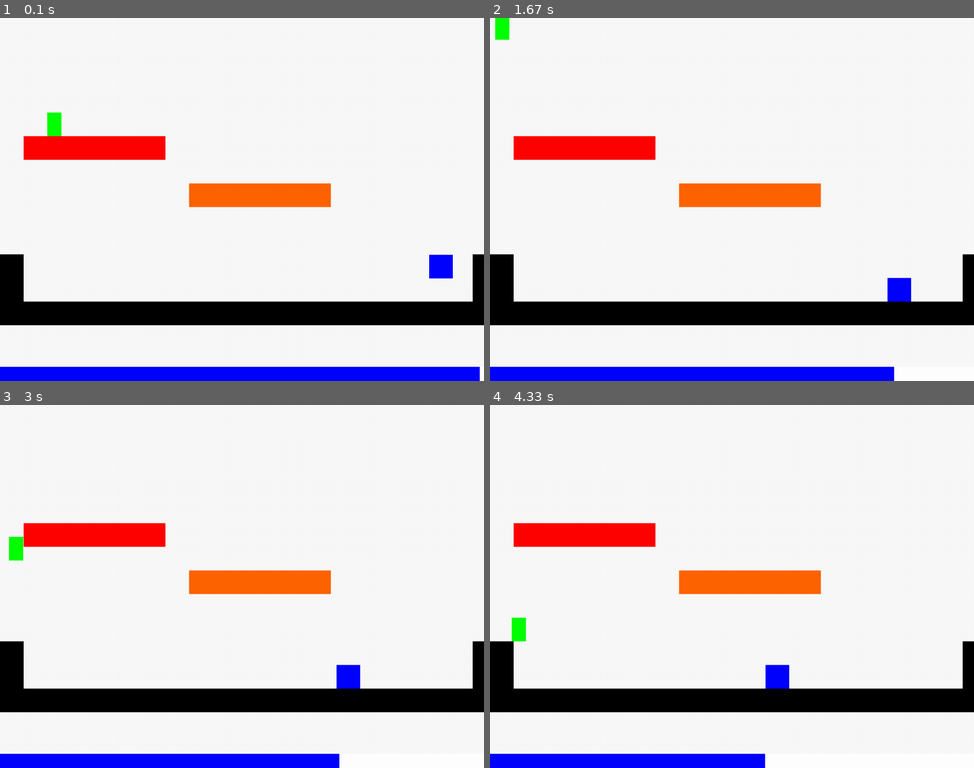
Above: before the commit, frames 1-4 (two rows, left to right).
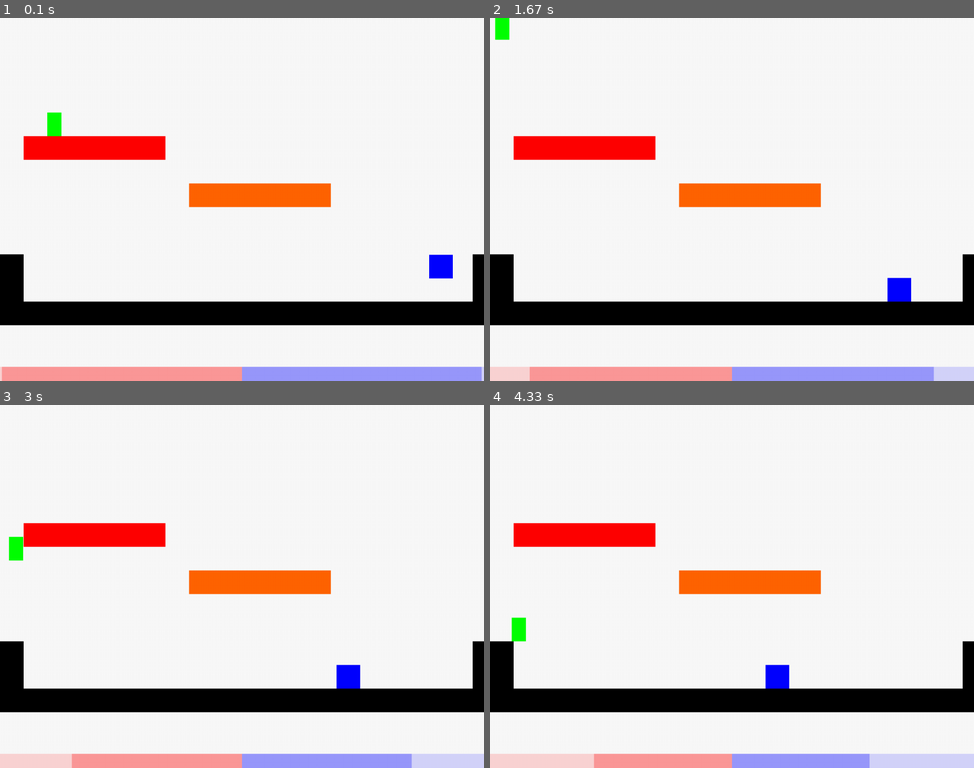
Above: after the commit, the same moments.

Repository: icanwalkonwater/sb-gamejam-pygame
Game: pygame game, started from src/main.py
Same seed, same stepped clock (60 frames per second), same inputs: the game is played once before the commit and once after it.
Inputs:
- Up to frame 1 (0.1 s): no input
- Up to frame 2 (1.67 s): tap & at 0.33 s; tap Space at 0.67 s; tap D at 1 s
- Up to frame 3 (3 s): tap D at 2.33, 2.73 s
- Up to frame 4 (4.33 s): tap D at 3.03, 3.23, 3.53, 3.8, 4.13 s; tap Space at 3.32 s

The runs differ from the first frame. In frame 1, 4.0% of the frame differs, in the area x 0-100%, y 96-100%; in frame 2, 4.0%; in frame 3, 4.0%; in frame 4, 4.0%.

Commit message:
Enhanced progress bars

Diff:
--- a/src/game_object.py
+++ b/src/game_object.py
@@ -17,7 +17,7 @@
 
     def __init__(self, surface: Surface):
         Sprite.__init__(self)
-        self.image: Surface = surface.convert()
+        self.image: Surface = surface
 
         self._rect: Rect = self.image.get_rect()
         self._rect_dirty = False
--- a/src/main.py
+++ b/src/main.py
@@ -17,6 +17,19 @@
 FPS_LIMIT = 60
 
 frames = 0
+
+
+def get_ui() -> [GameObject]:
+    top = RESOLUTION[1] - 30
+    mid_screen = int(RESOLUTION[0] / 2)
+
+    health_bar = UIProgressBar(Rect((0, top), (mid_screen, 30)), Color(255, 0, 0),
+                               background_color=Color(255, 0, 0, 100),
+                               value=1, reverse=True)
+    mana_bar = UIProgressBar(Rect((mid_screen, top), (mid_screen, 30)), Color(0, 0, 255),
+                             background_color=Color(0, 0, 255, 100), value=1)
+
+    return [health_bar, mana_bar]
 
 
 def create_test_scene(screen: Surface) -> Scene:
@@ -59,15 +72,14 @@
     enemy = HthEnemy(player)
     enemy.move(Vector2(900, 500))
 
-    # ui
-    bar = UIProgressBar(Rect((0, RESOLUTION[1] - 30), (RESOLUTION[0], 30)), Color(0, 0, 255), value=1)
+    ui_comps = get_ui()
 
-    scene: Scene = Scene(background, [red_box, orange_box, floor, wall_left, wall_right], [player, enemy, bar])
+    scene: Scene = Scene(background, [red_box, orange_box, floor, wall_left, wall_right], [player, enemy, *ui_comps])
 
     scene.environment.add(red_box, orange_box, floor, wall_left, wall_right)
     scene.player.add(player)
     scene.enemies.add(enemy)
-    scene.ui.add(bar)
+    scene.ui.add(*ui_comps)
 
     player.add_to_collision_mask(scene.environment, scene.enemies)
     enemy.add_to_collision_mask(scene.environment)
--- a/src/ui/progress_bar.py
+++ b/src/ui/progress_bar.py
@@ -10,13 +10,16 @@
 class UIProgressBar(GameObject):
     TRANSPARENT = Color(0, 0, 0, 0)
 
-    def __init__(self, area: Rect, color: Color, maximum: float = 1, value: float = 0):
+    def __init__(self, area: Rect, color: Color, background_color: Color = TRANSPARENT,
+                 maximum: float = 1, value: float = 0, reverse=False):
         surface: Surface = Surface((area.width, area.height), flags=SRCALPHA)
         surface.fill(color)
         GameObject.__init__(self, surface)
         self._area = area
         self._color: Color = color
+        self._background_color: Color = background_color
         self._max: float = maximum
+        self._reverse = reverse
         self.__percent: float
         self.__dirty: bool = True
         self.value = value
@@ -33,19 +36,30 @@
         self.__percent = value / self._max
         self.__dirty = True
 
+        if self._reverse:
+            self.__percent = 1 - self.__percent
+
     def __update_sprite(self):
         if self.__dirty:
             fill_rect: Rect = self._area.move(-self._area.width * (1 - self.__percent), 0).clip(self._area)
             fill_rect.top = 0
+            fill_rect.left -= self._area.left
             dry_rect: Rect = self._area.move(self._area.width * self.__percent, 0).clip(self._area)
             dry_rect.top = 0
+            dry_rect.left -= self._area.left
 
-            self.image.fill(self._color, fill_rect)
-            self.image.fill(Color(255, 255, 255), dry_rect)
+            self.image.set_alpha(100)
+            if not self._reverse:
+                self.image.fill(self._color, fill_rect)
+                self.image.fill(self._background_color, dry_rect)
+            else:
+                self.image.fill(self._background_color, fill_rect)
+                self.image.fill(self._color, dry_rect)
 
             self.__dirty = False
 
     def update(self, delta_time: float):
         self.value -= .0001 * delta_time
+
         self.__update_sprite()
         GameObject.update(self, delta_time)
